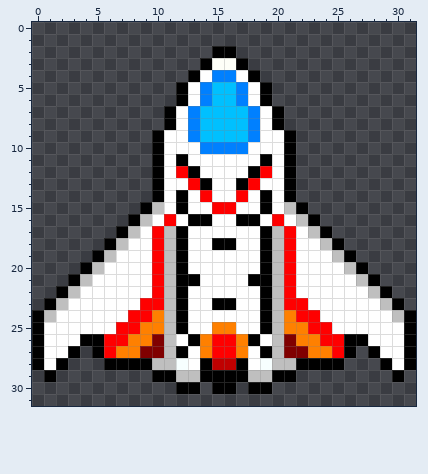
File history of a pixel-art sprite, core/assets/ship.png. Above is the file before it was changed.
The file is 32x32 pixels.
The same view after the edit:
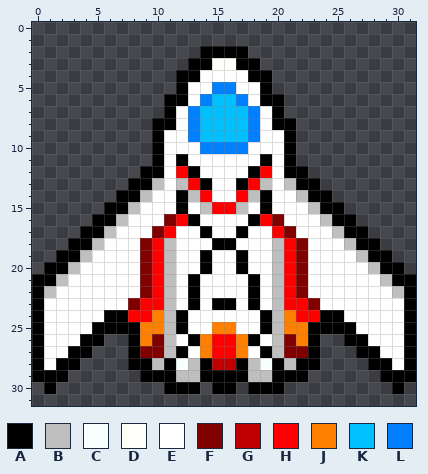
Palette (. is transparent): A #000000  B #bfbfbf  C #f7ffff  D #fefff8  E #ffffff  F #800000  G #c00000  H #ff0000  J #ff8000  K #00c0ff  L #0080ff
Difference:
@@ x 8..23 @@
  1 ................
- 2 .......AA.......
- 3 ......ADDA......
- 4 .....AELLEA.....
- 5 ....AELKKLEA....
- 6 ....AELKKLEA....
+ 2 ......AAAA......
+ 3 .....AADDAA.....
+ 4 ....AAEEEEAA....
+ 5 ....AEELLEEA....
+ 6 ...AAELKKLEAA...
  7 ...AELKKKKLEA...
- 8 ...AELKKKKLEA...
+ 8 ..AAELKKKKLEAA..
  9 ..AEELKKKKLEEA..
@@ x 0..31 @@
 11 ..........AEAEEEEEEAEA..........
-12 ..........AEHAEEEEAHEA..........
-13 ..........AEEHAEEAHEEA..........
-14 ..........AEAEHEEHEAEA..........
-15 .........ABEAEEHHEEAEBA.........
-16 ........ABEHEAAEEAAEHEBA........
-17 .......ABEHBAEEEEEEABHEBA.......
-18 ......ABEEHBAEEAAEEABHEEBA......
-19 .....ABEEEHBAEEEEEEABHEEEBA.....
-20 ....ABEEEEHBAEEEEEEABHEEEEBA....
-21 ...ABEEEEEHBAAEEEEAABHEEEEEBA...
-22 ..ABEEEEEEHBAEEEEEEABHEEEEEEBA..
-23 .ABEEEEEEHHBAEEAAEEABHHEEEEEEBA.
-24 ABEEEEEEHHJBAEEEEEEABJHHEEEEEEBA
-25 AEEEEEEHHJJBAEEJJEEABJJHHEEEEEEA
-26 AEEEAAHHJJFBEAJHHJAEBFJJHHAAEEEA
-27 AEEA.AHJJFFBAEJHHJEABFFJJHA.AEEA
-28 AEA...AAAABBCEAGGAECBBAAAA...AEA
-29 .A........AABBAAAABBAA........A.
-30 ............AA.AA.AA............
+12 .........AAEHAEEEEAHEAA.........
+13 ........AABEBHAEEAHBEBAA........
+14 .......AABEEABHEEHBAEEBAA.......
+15 ......AABEEEAEBHHBEAEEEBAA......
+16 .....AABEEEFHAEEEEAHFEEEBAA.....
+17 ....AABEEEFHEEAEEAEEHFEEEBAA....
+18 ...AABEEEFHBEEEAAEEEBHFEEEBAA...
+19 ..AABEEEEFHBEEAEEAEEBHFEEEEBAA..
+20 .AABEEEEEFHBEEAEEAEEBHFEEEEEBAA.
+21 AABEEEEEEFHBEAEEEEAEBHFEEEEEEBAA
+22 ABEEEEEEEFHBEAEEEEAEBHFEEEEEEEBA
+23 AEEEEEEEFHHBEAEAAEAEBHHFEEEEEEEA
+24 AEEEEEAAHHJBAEEEEEEABJHHAAEEEEEA
+25 AEEEEAAAAJJBAEEJJEEABJJAAAAEEEEA
+26 AEEEAA..AJFBEAJHHJAEBFJA..AAEEEA
+27 AEEAA...AFFBAEJHHJEABFFA...AAEEA
+28 AEAA....AABACBAGGABCABAA....AAEA
+29 AAA......AAABBAAAABBAAA......AAA
+30 .A.........AAA.AA.AAA.........A.
 31 ................................
